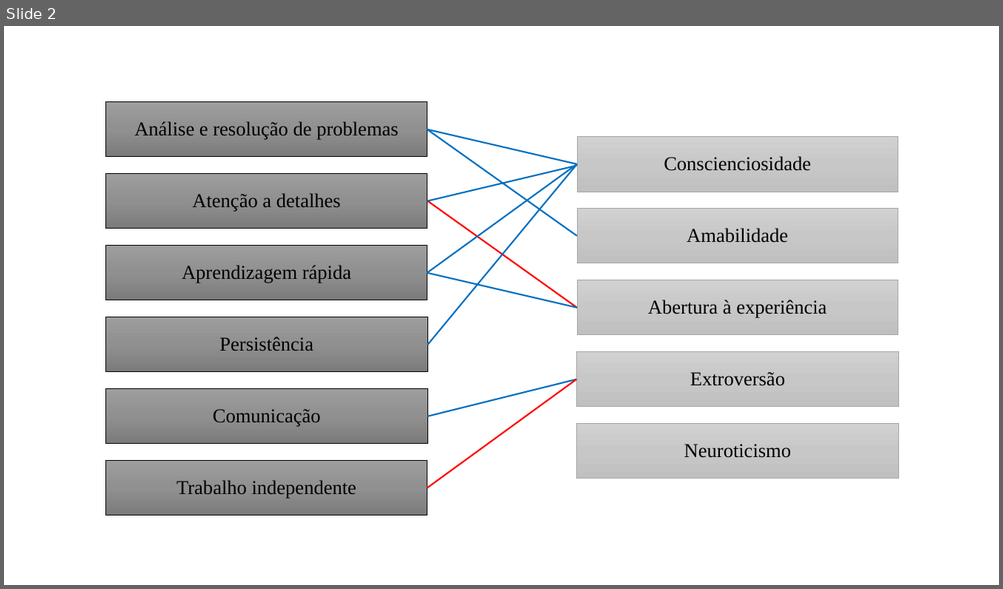
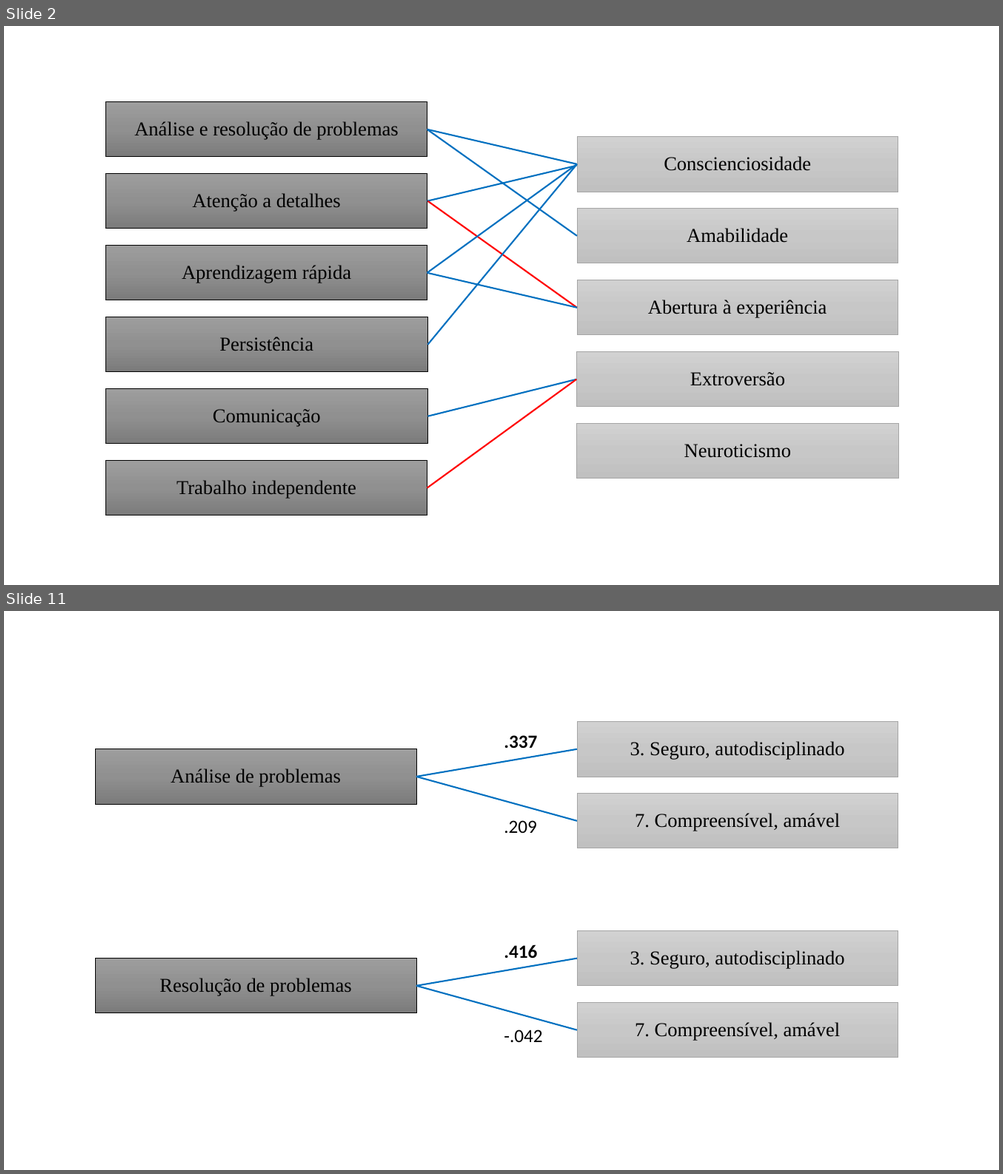
Before and after one commit to mhelynne/Dissertation, a slide deck: ppts/gerenciamento mapeamento.pptx. Shown one above the other, each under a label of ours: slide 2 before the commit, slides 2 and 11 after it; the slides between them are not shown. The pictures are 1003x589 and 1003x1174 pixels, drawn with LibreOffice and Linux fonts; fonts in the diff are those of the drawing. Boxes give left, top, right and bottom in pixels: in the first picture for what was removed or moved away, otherwise in the second. Text is boxed around its words. In the diff, an @@ line names an element or a change of style, - is before the commit and + after.

```diff
--- a/ppts/gerenciamento mapeamento.pptx
+++ b/ppts/gerenciamento mapeamento.pptx
@@ slide 11 added at (x1=4, y1=611, x2=999, y2=1170), background #FFFFFF @@
@@ text added at (x1=504, y1=735, x2=537, y2=748), 18 pt, text #000000, bold @@
+.337
@@ rectangle added at (x1=577, y1=722, x2=898, y2=777), fill gradient #D2D2D2 to #C8C8C8 to #C0C0C0, outline #A5A5A5 0.5 pt @@
@@ rectangle added at (x1=577, y1=722, x2=898, y2=777), fill gradient #D2D2D2 to #C8C8C8 to #C0C0C0, outline #A5A5A5 0.5 pt, 19 pt, text #000000 @@
+3. Seguro, autodisciplinado
@@ rectangle added at (x1=95, y1=749, x2=416, y2=804), fill gradient #9D9D9D to #909090 to #7C7C7C, outline #000000 0.5 pt @@
@@ rectangle added at (x1=95, y1=749, x2=416, y2=804), fill gradient #9D9D9D to #909090 to #7C7C7C, outline #000000 0.5 pt, 19 pt, text #000000 @@
+Análise de problemas
@@ line added from (417, 777) to (577, 749), #0070C0 1.5 pt @@
@@ line added from (417, 777) to (577, 821), #0070C0 1.5 pt @@
@@ rectangle added at (x1=577, y1=794, x2=898, y2=849), fill gradient #D2D2D2 to #C8C8C8 to #C0C0C0, outline #A5A5A5 0.5 pt @@
@@ rectangle added at (x1=577, y1=794, x2=898, y2=849), fill gradient #D2D2D2 to #C8C8C8 to #C0C0C0, outline #A5A5A5 0.5 pt, 19 pt, text #000000 @@
+7. Compreensível, amável
@@ text added at (x1=504, y1=820, x2=537, y2=833), 18 pt, text #000000 @@
+.209
@@ rectangle added at (x1=577, y1=931, x2=898, y2=986), fill gradient #D2D2D2 to #C8C8C8 to #C0C0C0, outline #A5A5A5 0.5 pt @@
@@ rectangle added at (x1=577, y1=931, x2=898, y2=986), fill gradient #D2D2D2 to #C8C8C8 to #C0C0C0, outline #A5A5A5 0.5 pt, 19 pt, text #000000 @@
+3. Seguro, autodisciplinado
@@ rectangle added at (x1=95, y1=959, x2=416, y2=1014), fill gradient #9D9D9D to #909090 to #7C7C7C, outline #000000 0.5 pt @@
@@ rectangle added at (x1=95, y1=959, x2=416, y2=1014), fill gradient #9D9D9D to #909090 to #7C7C7C, outline #000000 0.5 pt, 19 pt, text #000000 @@
+Resolução de problemas
@@ line added from (417, 986) to (577, 959), #0070C0 1.5 pt @@
@@ text added at (x1=504, y1=945, x2=537, y2=958), 18 pt, text #000000, bold @@
+.416
@@ line added from (417, 986) to (577, 1031), #0070C0 1.5 pt @@
@@ rectangle added at (x1=577, y1=1002, x2=898, y2=1058), fill gradient #D2D2D2 to #C8C8C8 to #C0C0C0, outline #A5A5A5 0.5 pt @@
@@ rectangle added at (x1=577, y1=1002, x2=898, y2=1058), fill gradient #D2D2D2 to #C8C8C8 to #C0C0C0, outline #A5A5A5 0.5 pt, 19 pt, text #000000 @@
+7. Compreensível, amável
@@ text added at (x1=504, y1=1030, x2=542, y2=1042), 18 pt, text #000000 @@
+-.042
```
Also in this commit, not shown: 10 other slides added, 13 other files.
